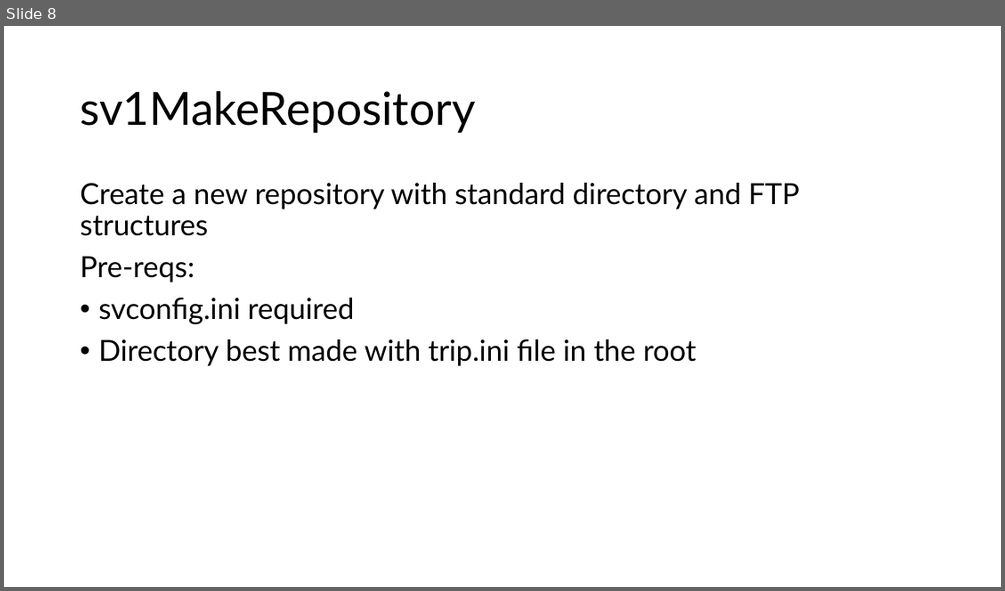
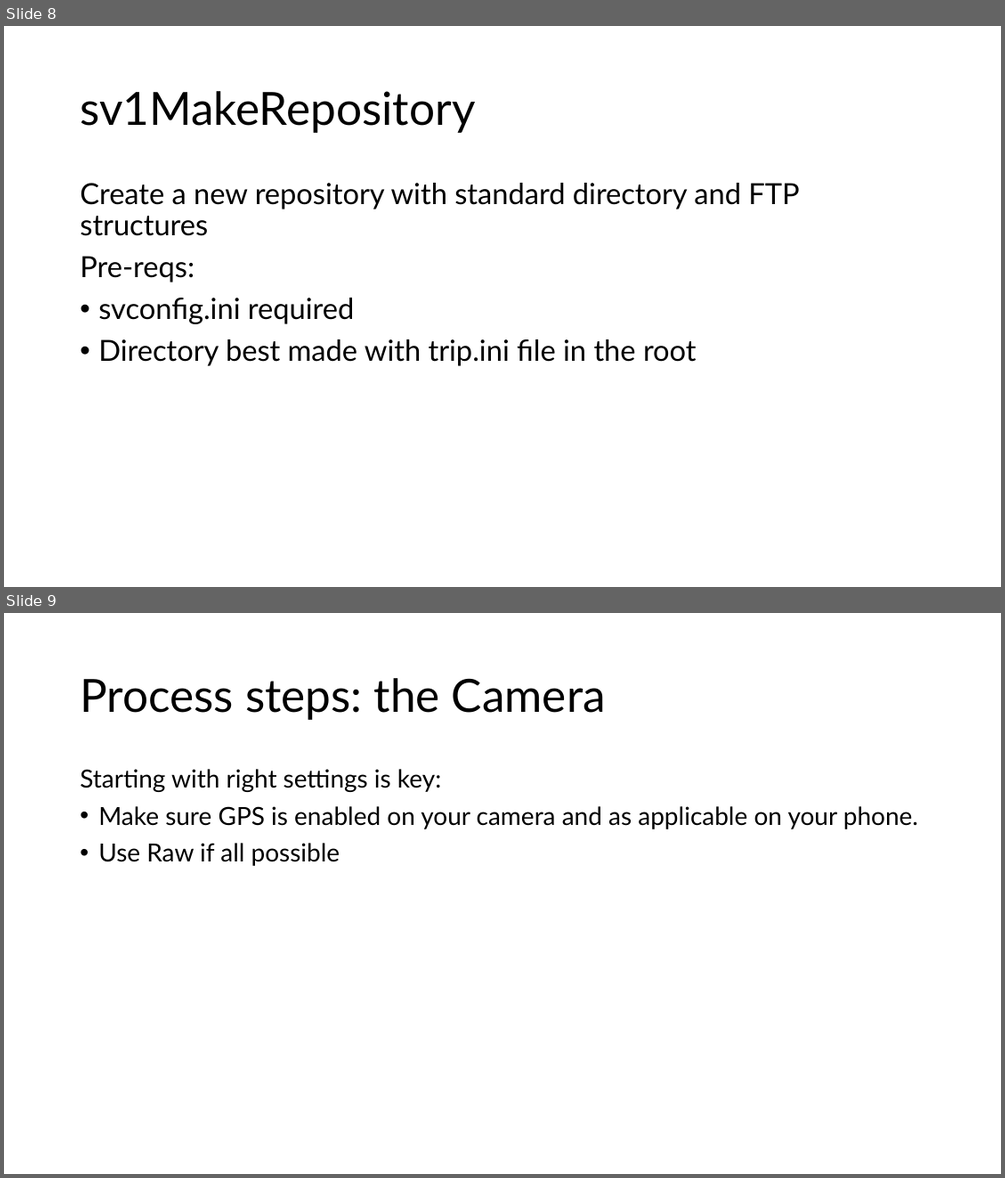
Before and after one commit to gilbert-houtekamer/SpeciesViewer, a slide deck: docs/SpeciesViewer architecture pictures.pptx. Shown one above the other, each under a label of ours: slide 8 before the commit, slides 8 and 9 after it. The pictures are 1005x591 and 1005x1178 pixels, drawn with LibreOffice and Linux fonts; fonts in the diff are those of the drawing. Boxes give left, top, right and bottom in pixels: in the first picture for what was removed or moved away, otherwise in the second. Text is boxed around its words. In the diff, an @@ line names an element or a change of style, - is before the commit and + after.

```diff
--- a/docs/SpeciesViewer architecture pictures.pptx
+++ b/docs/SpeciesViewer architecture pictures.pptx
@@ slide 9 added at (4, 613, 1001, 1174), background #FFFFFF @@
@@ title added at (80, 678, 606, 720), 44 pt, text #000000 @@
+Process steps: the Camera
@@ text added at (80, 769, 918, 866), 24 pt, text #000000 @@
+Starting with right settings is key:
+• Make sure GPS is enabled on your camera and as applicable on your phone.
+• Use Raw if all possible
```
Also in this commit, not shown: 1 slide changed, 11 other slides added, 35 other files.
